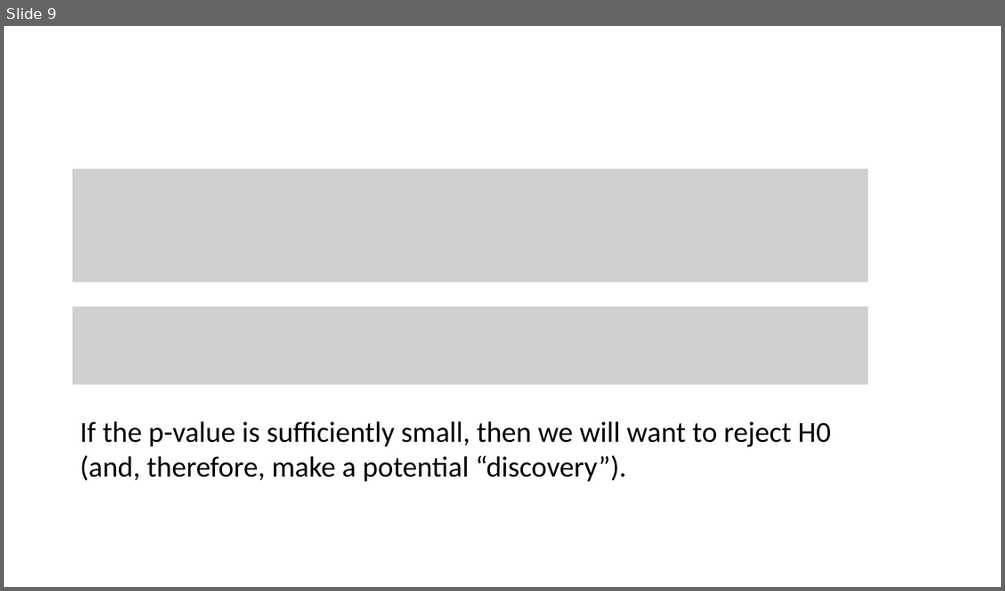
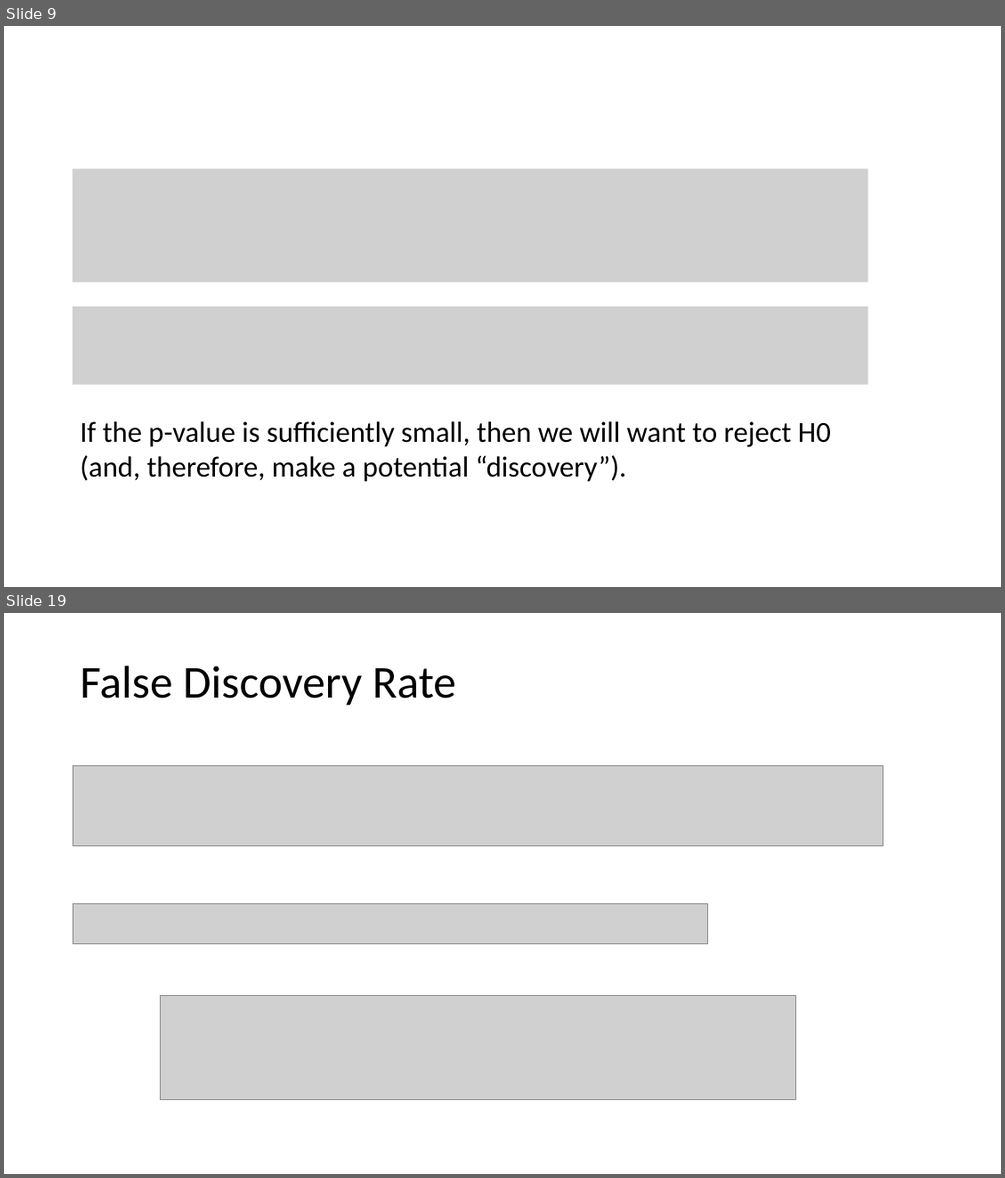
Before and after one commit to tianzheng4/tianzheng4.github.io, a slide deck: _umkc-teaching/slides/Lecture13.pptx. Shown one above the other, each under a label of ours: slide 9 before the commit, slides 9 and 19 after it; the slides between them are not shown. The pictures are 1005x591 and 1005x1178 pixels, drawn with LibreOffice and Linux fonts; fonts in the diff are those of the drawing; grey boxes stand for pictures. Boxes give left, top, right and bottom in pixels: in the first picture for what was removed or moved away, otherwise in the second. Text is boxed around its words. In the diff, an @@ line names an element or a change of style, - is before the commit and + after.

```diff
--- a/_umkc-teaching/slides/Lecture13.pptx
+++ b/_umkc-teaching/slides/Lecture13.pptx
@@ slide 19 added at [4, 613, 1001, 1174], background #FFFFFF @@
@@ title added at [80, 666, 456, 706], 44 pt, text #000000 @@
+False Discovery Rate
@@ picture added at [73, 765, 883, 845] @@
@@ picture added at [73, 903, 708, 943] @@
@@ picture added at [161, 996, 796, 1100] @@
```
Also in this commit, not shown: 11 other slides added, 2 slides removed, 3 other files.
